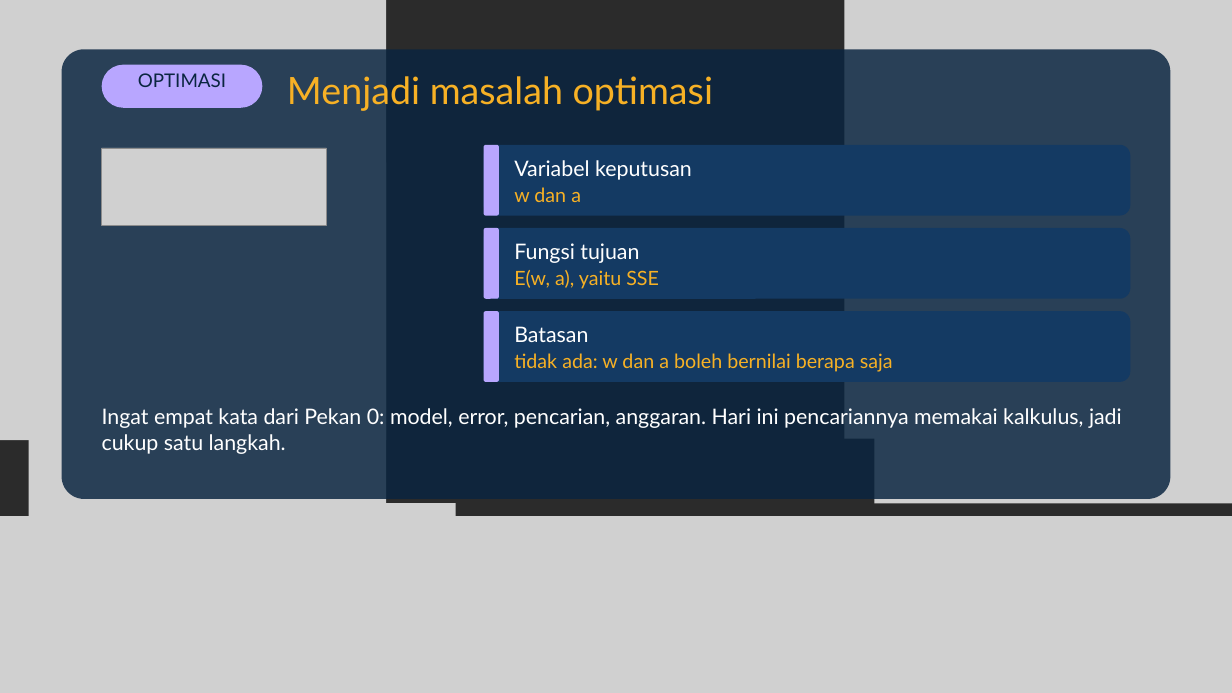
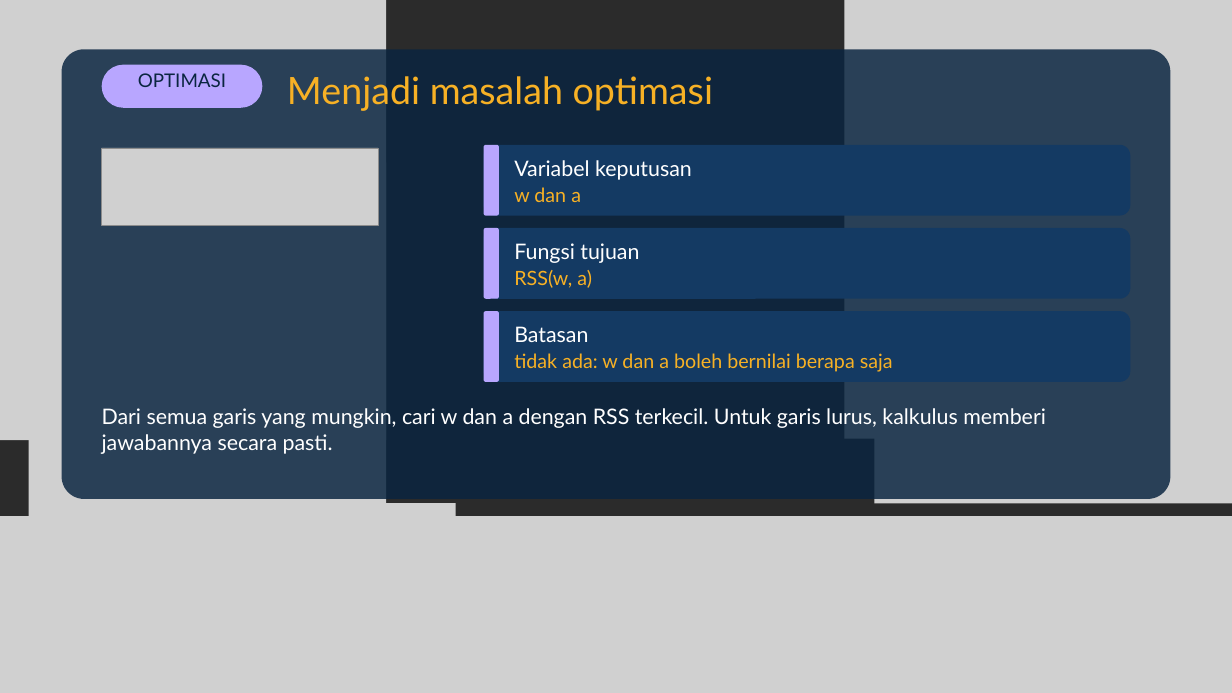
Before and after one commit to dafx7/COMPUTING-AI-ML-OPTIMIZATION, a slide deck: slide 12 of week1/slides/Pertemuan-1-Least-Squares.pptx (slide 10 before the commit). Drawn at 1232x693 pixels with LibreOffice and Linux fonts; fonts in the diff are those of the drawing; grey boxes stand for pictures; background and template pictures are left out; a plain dark background stands for a picture behind light text. Boxes give left, top, right and bottom in pixels: in the first picture for what was removed or moved away, otherwise in the second. Text is boxed around its words. In the diff, an @@ line names an element or a change of style, - is before the commit and + after.

```diff
--- a/week1/slides/Pertemuan-1-Least-Squares.pptx
+++ b/week1/slides/Pertemuan-1-Least-Squares.pptx
@@ picture: place and size @@
-picture at bbox=[102, 148, 326, 225]
+picture at bbox=[102, 148, 378, 225]
@@ text at bbox=[514, 270, 592, 288]: text changed @@
-E(w, a), yaitu SSE
+RSS(w, a)
@@ text at bbox=[102, 408, 1046, 454]: text changed @@
-Ingat empat kata dari Pekan 0: model, error, pencarian, anggaran. Hari ini pencariannya memakai kalkulus, jadi cukup satu langkah.
+Dari semua garis yang mungkin, cari w dan a dengan RSS terkecil. Untuk garis lurus, kalkulus memberi jawabannya secara pasti.
```
Also in this commit, not shown: 12 other slides changed, 4 slides added, 2 slides removed, 6 other files.
